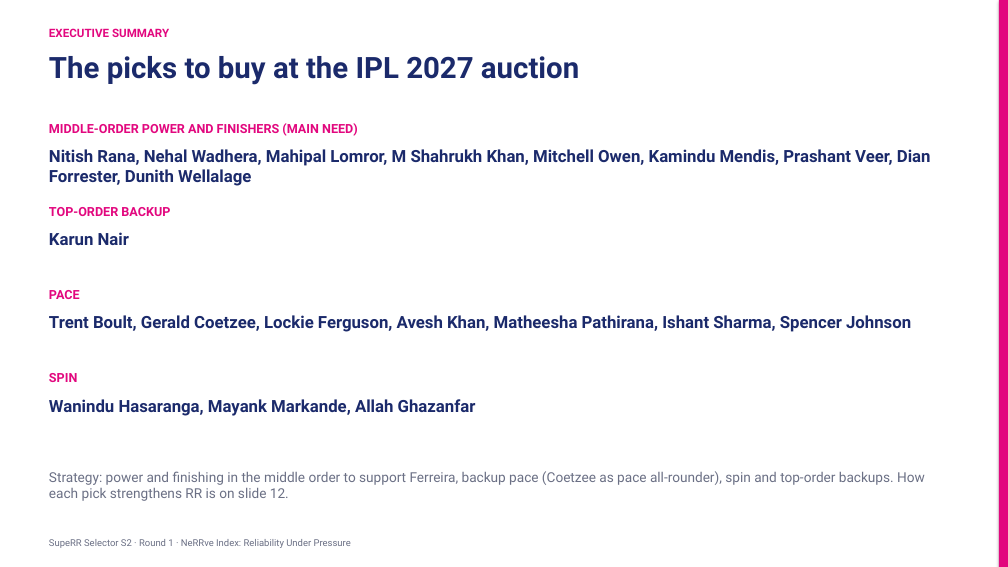
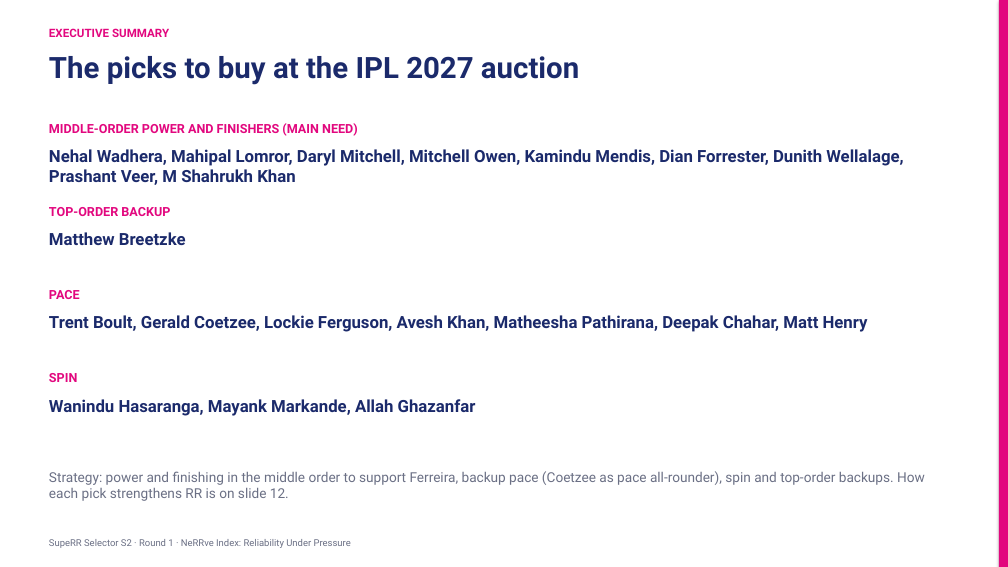
Before and after one commit to KoduruChandrasekhar/RRAuction-, a slide deck: slide 2 of submission/NeRRve_Deck.pptx. Drawn at 1008x567 pixels with LibreOffice and Linux fonts; fonts in the diff are those of the drawing. Boxes give left, top, right and bottom in pixels: in the first picture for what was removed or moved away, otherwise in the second. Text is boxed around its words. In the diff, an @@ line names an element or a change of style, - is before the commit and + after.

```diff
--- a/submission/NeRRve_Deck.pptx
+++ b/submission/NeRRve_Deck.pptx
@@ text at bbox=[49, 149, 903, 185]: text changed @@
-Nitish Rana, Nehal Wadhera, Mahipal Lomror, M Shahrukh Khan, Mitchell Owen, Kamindu Mendis, Prashant Veer, Dian Forrester, Dunith Wellalage
+Nehal Wadhera, Mahipal Lomror, Daryl Mitchell, Mitchell Owen, Kamindu Mendis, Dian Forrester, Dunith Wellalage, Prashant Veer, M Shahrukh Khan
@@ text at bbox=[49, 232, 186, 245]: text changed @@
-Karun Nair
+Matthew Breetzke
@@ text at bbox=[49, 315, 868, 332]: text changed @@
-Trent Boult, Gerald Coetzee, Lockie Ferguson, Avesh Khan, Matheesha Pathirana, Ishant Sharma, Spencer Johnson
+Trent Boult, Gerald Coetzee, Lockie Ferguson, Avesh Khan, Matheesha Pathirana, Deepak Chahar, Matt Henry
```
Also in this commit, not shown: 6 other slides changed, 1 slide added, 10 other files.
